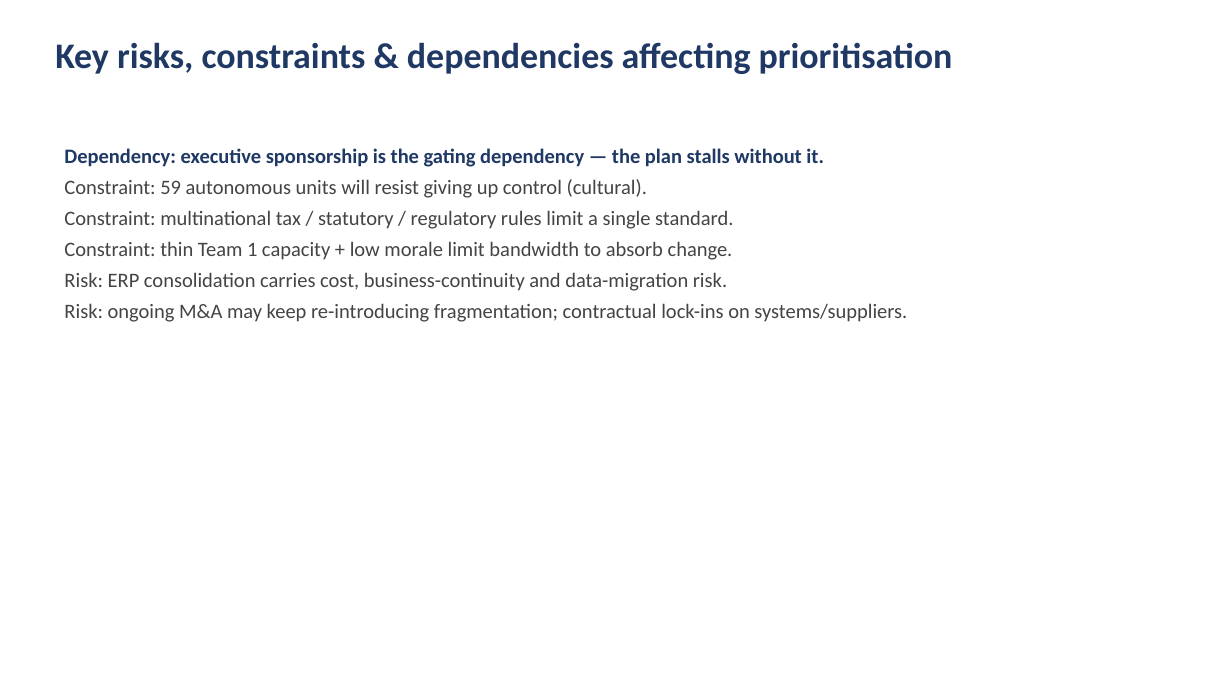
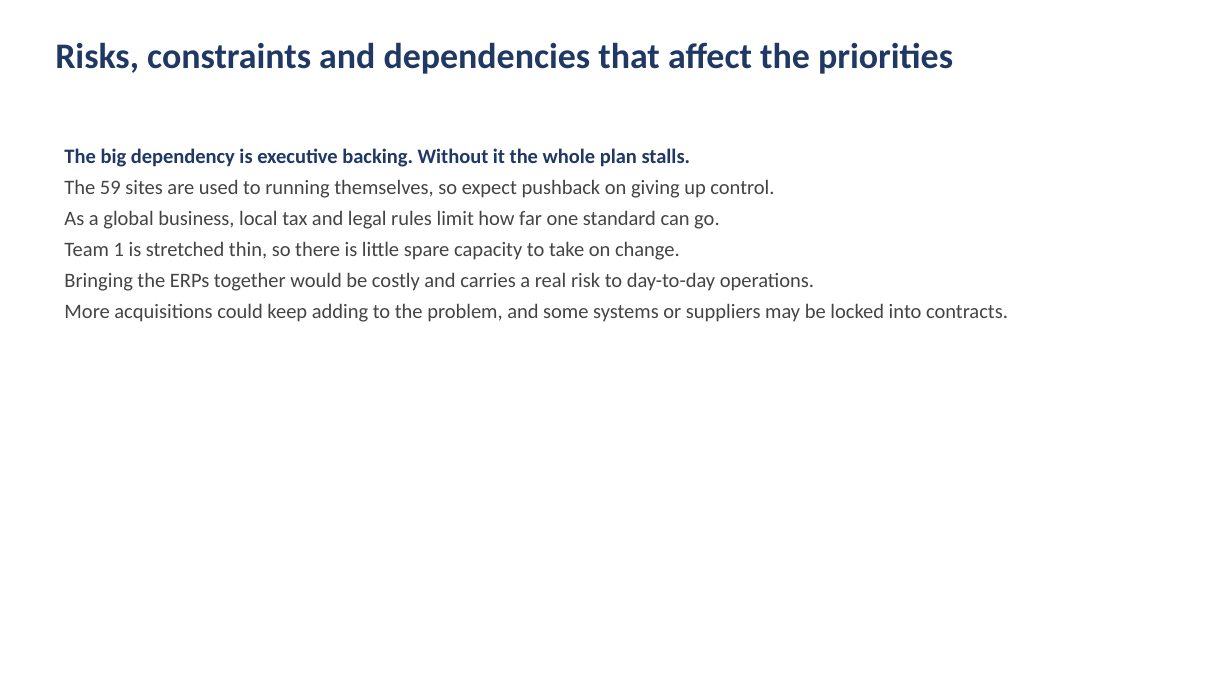
Before and after one commit to DAVIDEJI20/-irri-website, a slide deck: slide 10 of NextTech_Procurement_Analysis.pptx. Drawn at 1232x693 pixels with LibreOffice and Linux fonts; fonts in the diff are those of the drawing. Boxes give left, top, right and bottom in pixels: in the first picture for what was removed or moved away, otherwise in the second. Text is boxed around its words. In the diff, an @@ line names an element or a change of style, - is before the commit and + after.

```diff
--- a/NextTech_Procurement_Analysis.pptx
+++ b/NextTech_Procurement_Analysis.pptx
@@ text at (x1=55, y1=42, x2=953, y2=74): text changed @@
-Key risks, constraints & dependencies affecting prioritisation
+Risks, constraints and dependencies that affect the priorities
@@ text at (x1=64, y1=148, x2=1008, y2=322): text changed @@
-Dependency: executive sponsorship is the gating dependency — the plan stalls without it.
-Constraint: 59 autonomous units will resist giving up control (cultural).
-Constraint: multinational tax / statutory / regulatory rules limit a single standard.
-Constraint: thin Team 1 capacity + low morale limit bandwidth to absorb change.
-Risk: ERP consolidation carries cost, business-continuity and data-migration risk.
-Risk: ongoing M&A may keep re-introducing fragmentation; contractual lock-ins on systems/suppliers.
+The big dependency is executive backing. Without it the whole plan stalls.
+The 59 sites are used to running themselves, so expect pushback on giving up control.
+As a global business, local tax and legal rules limit how far one standard can go.
+Team 1 is stretched thin, so there is little spare capacity to take on change.
+Bringing the ERPs together would be costly and carries a real risk to day-to-day operations.
+More acquisitions could keep adding to the problem, and some systems or suppliers may be locked into contracts.
```
Also in this commit, not shown: 11 other slides changed, 1 other file.
